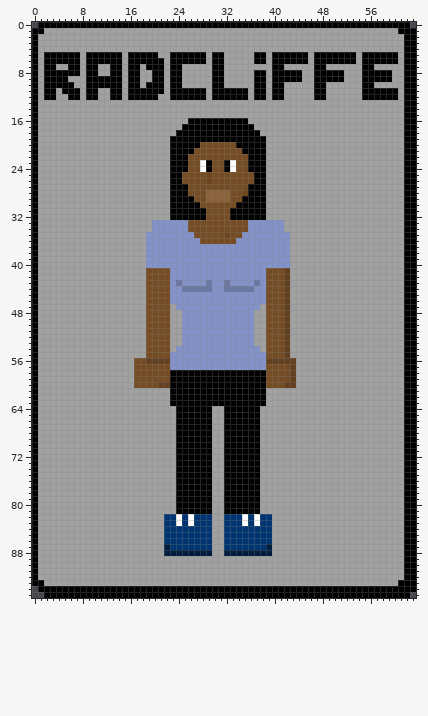
Two states of a sprite sheet, assets/img/new_game/radcliffe.png. This is how it looked before the edit.
The file is 64x96 pixels.
After:
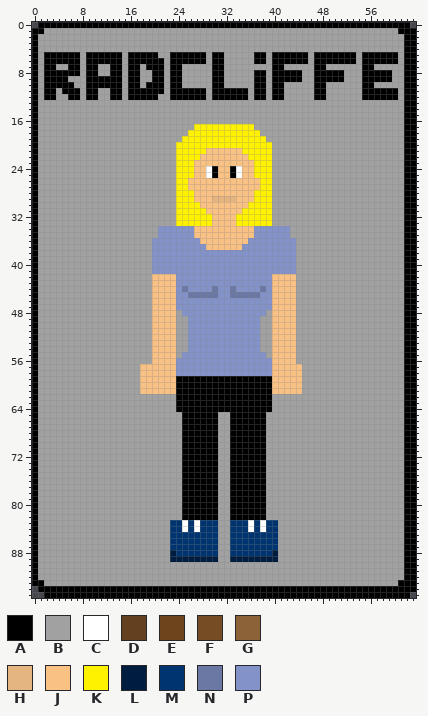
Palette (. is transparent): A #000000  B #a1a1a1  C #ffffff  D #63401f  E #6d441b  F #754c24  G #8c6239  H #e4b580  J #f9c284  K #fff200  L #001d3f  M #003471  N #6b78a4  P #8393ca
Change:
y 16: x 26..35 AAAAAAAAAA -> BBBBBBBBBB
y 17: x 25..36 AAAAAAAAAAAA -> BBKKKKKKKKKK
y 18: x 24..37 AAAAAAAAAAAAAA -> BBKKKKKKKKKKKK
y 19: x 23..38 AAAAAAAAAAAAAAAA -> BBKKKKKKKKKKKKKK
y 20: x 23..39 AAAAAFFFFFFAAAAAB -> BKKKKKKKKKKKKKKKK
y 21: x 23..39 AAAAFFFFFFFFAAAAB -> BKKKKKJJJJJJKKKKK
y 22: x 23..39 AAAFFFFFFFFFFAAAB -> BKKKKJJJJJJJJKKKK
y 23: x 23..39 AAAFFCAFFACFFAAAB -> BKKKJJJJJJJJJJKKK
y 24: x 23..39 AAAFFCAFFACFFAAAB -> BKKKJJCAJJACJJKKK
y 25: x 23..39 AAFFFFEFFFFFFFAAB -> BKKKJJCAJJACJJKKK
y 26: x 23..39 AAFFFFEFFFFFFFAAB -> BKKJJJJJJJJJJJJKK
y 27: x 23..39 AAAFFFFFFFFFFAAAB -> BKKJJJJJJJJJJJJKK
y 28: x 23..39 AAAFFFGGGGFFEAAAB -> BKKKJJJJJJJJJJKKK
y 29: x 23..39 AAAAFFGGGGFFAAAAB -> BKKKJJJHHHHJJJKKK
y 30: x 23..39 AAAAAFFFFFFAAAAAB -> BKKKKJJJJJJJJKKKK
y 31: x 23..39 AAAAAAFFFFAAAAAAB -> BKKKKKJJJJJJKKKKK
y 32: x 23..39 AAAAAAFFFFAAAAAAB -> BKKKKKKJJJJKKKKKK
y 33: x 20..41 PPPPPPFFFFFFFFFFPPPPPP -> BBBBKKKKKKJJJJKKKKKKBB
y 34: x 20 P -> B; x 26..36 FFFFFFFFFFP -> PJJJJJJJJJJ; x 42 B -> P
y 35: x 19..20 PP -> BB; x 27..36 FFFFFEFFPP -> JJJJJJJJJJ
y 36: x 19 P -> B; x 28..35 FFFFFFPP -> JJJJJJJJ; x 43 B -> P
y 37: x 19 P -> B; x 29..34 PPPPPP -> JJJJJJ; x 43 B -> P
y 38..40: x 19 P -> B; x 43 B -> P
y 41: x 19..22 FFFF -> BPPP; x 39..43 FFFDB -> PPPPP
y 42: x 19..23 FFFFP -> BJJJJ; x 39..43 FFFDB -> PJJJJ
y 43: x 19..24 FFFFPN -> BJJJJP; x 29 N -> P; x 32 N -> P; x 37 N -> P; x 39..43 FFFDB -> PJJJJ
y 44: x 19..23 FFFFP -> BJJJJ; x 26..30 NNNNP -> PPPPN; x 32 N -> P; x 34..36 NNN -> PPP; x 38..43 PFFFDB -> NPJJJJ
y 45: x 19..23 FFFFP -> BJJJJ; x 26..30 PPPPP -> NNNNN; x 33..37 PPPPP -> NNNNN; x 39..43 FFFDB -> PJJJJ
y 46: x 19..23 FFFFP -> BJJJJ; x 39..43 FFFDB -> PJJJJ
y 47: x 19..23 FFFFB -> BJJJJ; x 38..43 BFFFDB -> PPJJJJ
y 48: x 19..23 FFFFB -> BJJJJ; x 37..43 BBFFFDB -> PPBJJJJ
y 49..53: x 19..23 FFFFB -> BJJJJ; x 25 P -> B; x 37 B -> P; x 39..43 FFFDB -> BJJJJ
y 54: x 19..25 FFFFBPP -> BJJJJBB; x 39..43 FFFDB -> BJJJJ
y 55: x 19..24 FFFFPP -> BJJJJB; x 39..43 FFFDB -> BJJJJ
y 56: x 17..23 FFDDDDP -> BBBJJJJ; x 39..43 DDDDD -> PJJJJ
y 57: x 17..23 FFFFFFP -> BJJJJJJ; x 39..44 FFFFDB -> PJJJJJ
y 58: x 17..44 FFFFFFAAAAAAAAAAAAAAAAFFFFDB -> BJJJJJJPPPPPPPPPPPPPPPPJJJJJ
y 59: x 17..23 FFFFFFA -> BJJJJJJ; x 39..44 FFFFDB -> AJJJJJ
y 60: x 17..23 FFFFDDA -> BJJJJJJ; x 39..44 FFFDDB -> AJJJJJ
y 61: x 18..23 BBBBBA -> JJJJJJ; x 39..44 BBBBBB -> AJJJJJ
y 62..63: x 23 A -> B; x 39 B -> A
y 64: x 30..31 BB -> AA; x 38..39 BB -> AA
y 65..81: x 24 A -> B; x 30 B -> A; x 32 A -> B; x 38 B -> A
y 82: x 22..30 MMCMCMMMB -> BBBAAAAAA; x 32..39 MMMCMCMM -> BAAAAAAB
y 83: x 22 M -> B; x 24..27 CMCM -> MCMC; x 30 B -> M; x 32 M -> B; x 35..38 CMCM -> MCMC; x 40 B -> M
y 84: x 22 M -> B; x 25 M -> C; x 27 M -> C; x 30 B -> M; x 32 M -> B; x 36 M -> C; x 38 M -> C; x 40 B -> M
y 85..86: x 22 M -> B; x 30 B -> M; x 32 M -> B; x 40 B -> M
y 87: x 22 L -> B; x 30 B -> M; x 32 M -> B; x 39..40 LB -> MM
y 88: x 22 L -> B; x 24..30 LLLLLLB -> MMMMMMM; x 32..40 LLLLLLLLB -> BMMMMMMML
y 89: x 23..30 BBBBBBBB -> LLLLLLLL; x 33..40 BBBBBBBB -> LLLLLLLL
